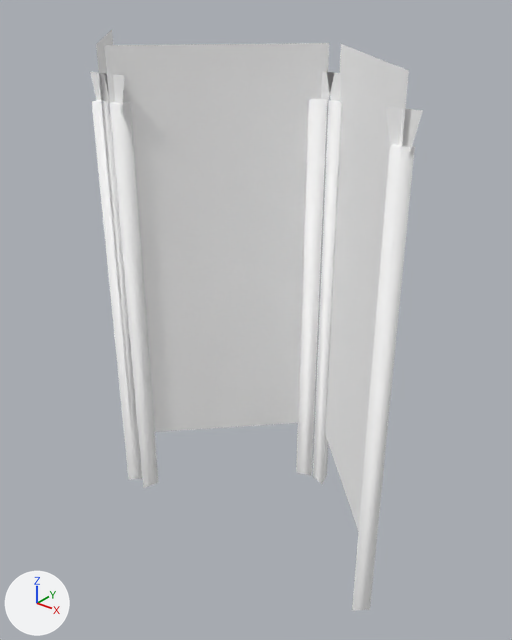
Renders of the glTF model public/3d/item/model__item__shop.ofs_3369_0/3369kg_sh2_10.gltf from each side of a commit.
Both versions are drawn from a 50 mm camera at (1.83, -2.07, 2.19) aimed at (0.14, 0.04, 0.87). The lights are fixed; the arrows at lower left show +X, +Y and +Z. The first picture is the older version.

Objects in the first picture: '3369kg_sh2_10'.
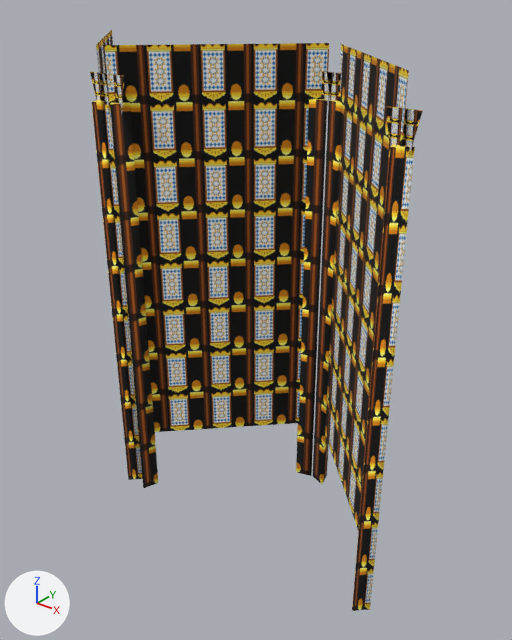
Location of each change, [x1, y1, x2, y2] in pixels of the pictures (512 x 640 px):
'3369kg_sh2_10', surface changed (darker)
    both: [90, 30, 423, 611]

The edits, one by one:
Picture 'sh2_10_0' (img_sh2_10_0) is new.
In material 'sh2_10_0' (mat_sh2_10_0), base_color is no longer (1.0, 1.0, 1.0), white #ffffff.
In material 'sh2_10_0' (mat_sh2_10_0), texture is now set to img_sh2_10_0.
